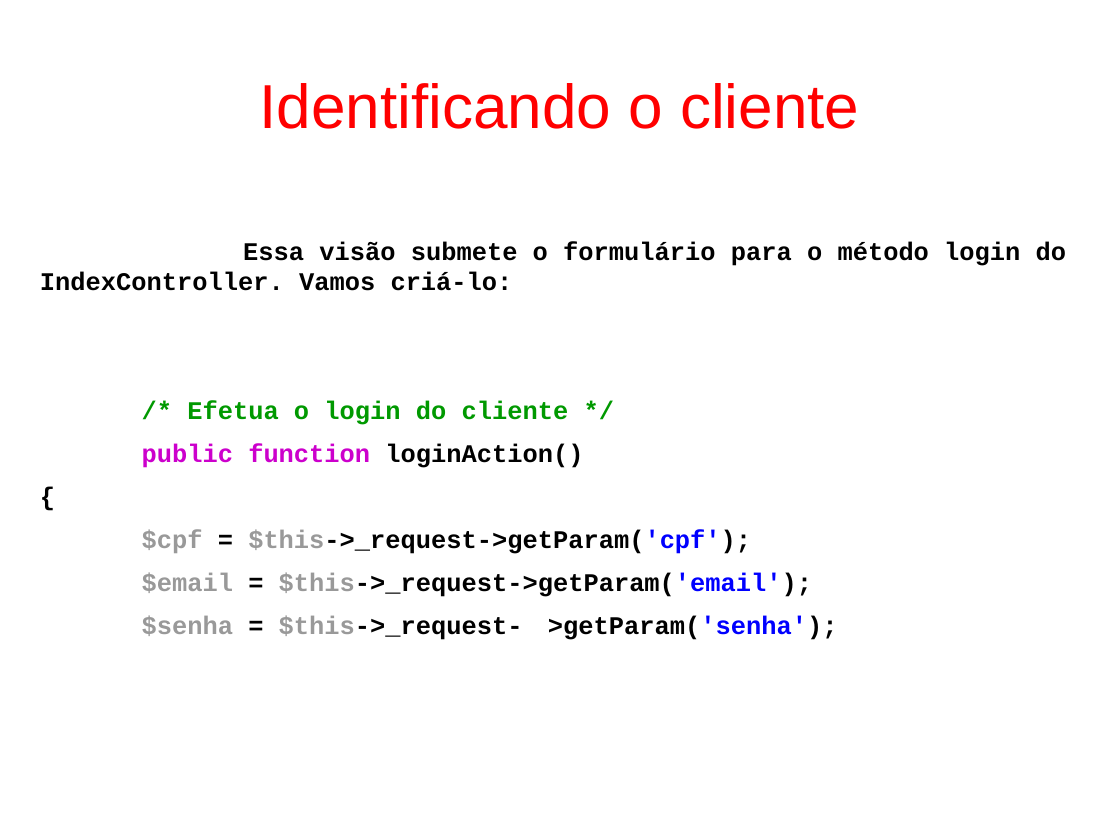
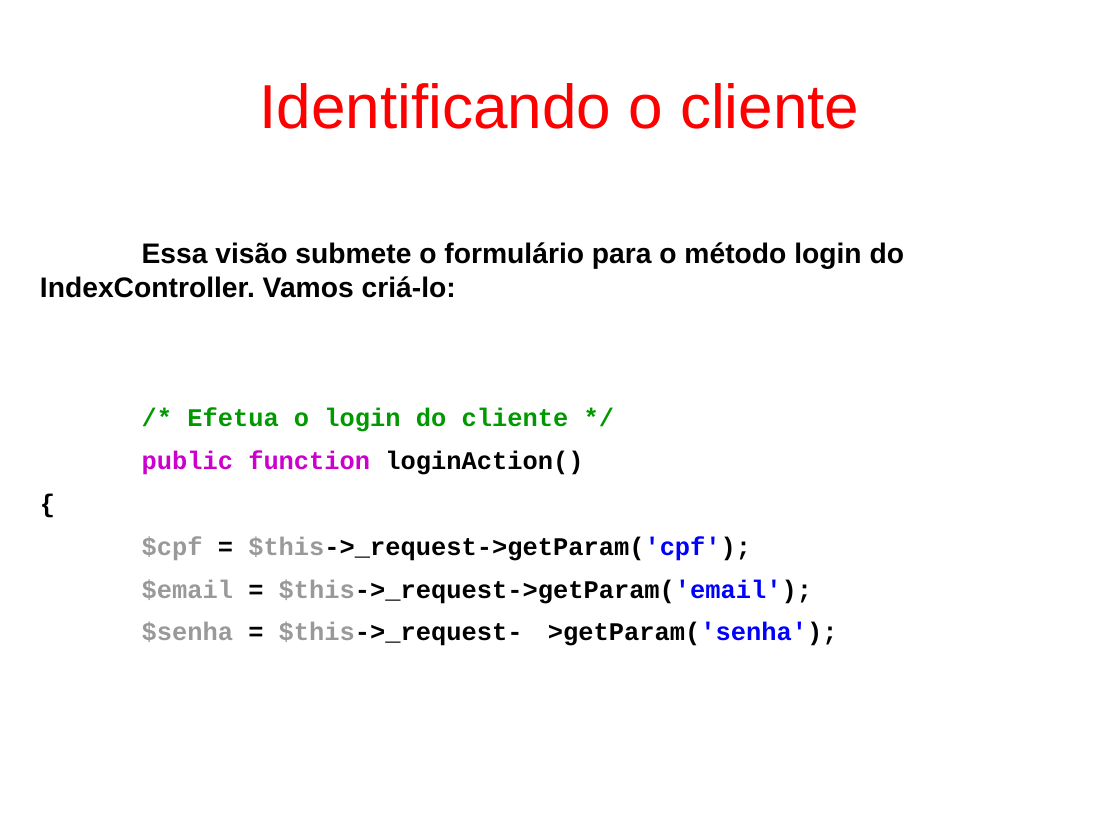
Before and after one commit to fgsl/lojasacme, a slide deck: slide 93 of docs/tutorial.odp. Drawn at 1120x840 pixels with LibreOffice and Linux fonts; fonts in the diff are those of the drawing. Boxes give left, top, right and bottom in pixels: in the first picture for what was removed or moved away, otherwise in the second. Text is boxed around its words. In the diff, an @@ line names an element or a change of style, - is before the commit and + after.

```diff
--- a/docs/tutorial.odp
+++ b/docs/tutorial.odp
@@ text at [40, 242, 904, 298]: size 18 to 20 pt, font Courier New to Arial in "Essa visão submete o formulário para o ..." @@
```
Also in this commit, not shown: 108 other slides changed, 35 slides added.
